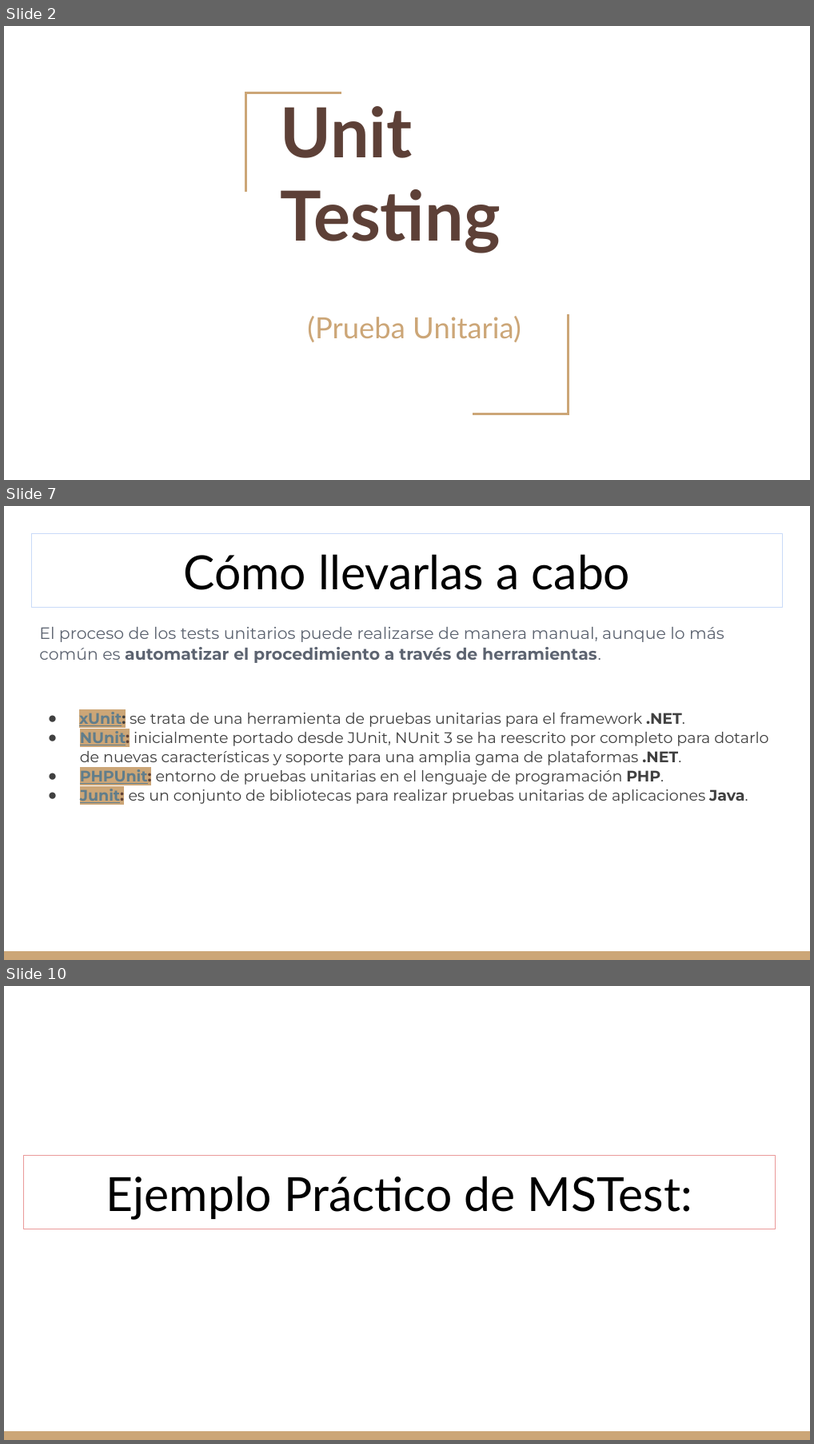
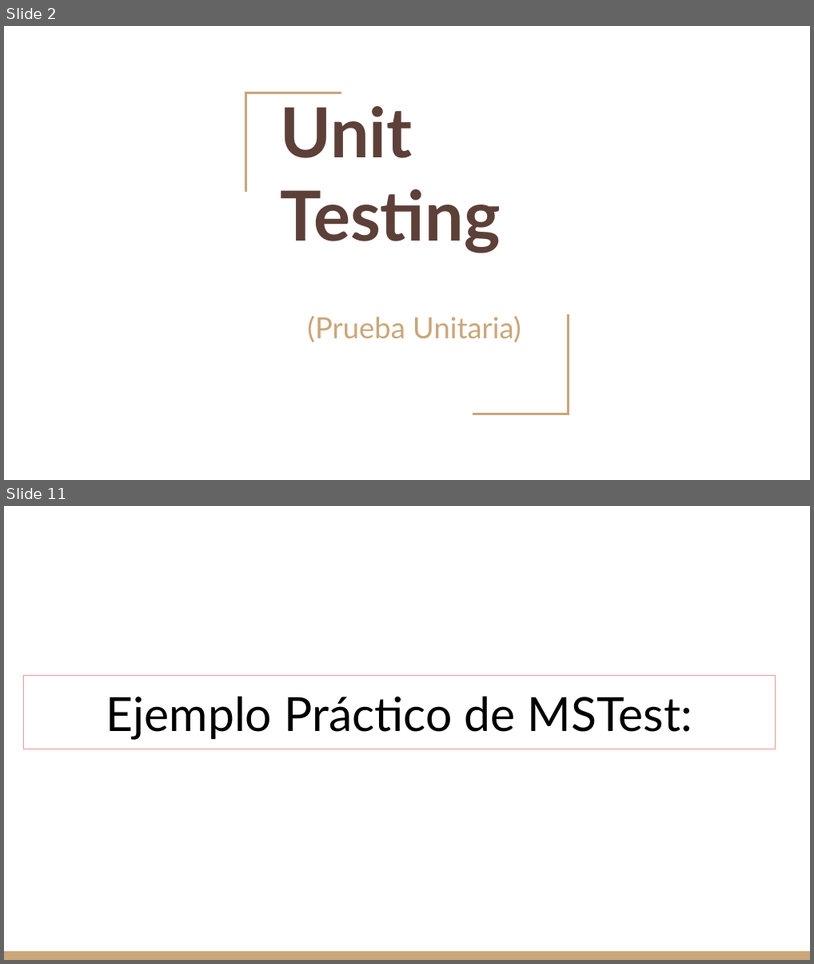
Before and after one commit to gitgamba/.Net-Grupo8, a slide deck: TPS/Unit Testing.pptx. Shown one above the other, each under a label of ours: slides 2, 7 and 10 before the commit, slides 2 and 11 after it; the slides between them are not shown. The pictures are 814x1444 and 814x964 pixels, drawn with LibreOffice and Linux fonts; fonts in the diff are those of the drawing. Boxes give left, top, right and bottom in pixels: in the first picture for what was removed or moved away, otherwise in the second. Text is boxed around its words. In the diff, an @@ line names an element or a change of style, - is before the commit and + after.

```diff
--- a/TPS/Unit Testing.pptx
+++ b/TPS/Unit Testing.pptx
@@ slide 7 removed at [4, 506, 810, 960], background #FFFFFF; not listed: 1 template element that a slide beside it also shows @@
@@ title removed at [31, 534, 783, 608] @@
-Cómo llevarlas a cabo
@@ text removed at [39, 627, 769, 804] @@
-El proceso de los tests unitarios puede realizarse de manera manual, aunque lo más común es automatizar el procedimiento a través de herramientas.
-● xUnit: se trata de una herramienta de pruebas unitarias para el framework .NET.
-● NUnit: inicialmente portado desde JUnit, NUnit 3 se ha reescrito por completo para dotarlo de nuevas características y soporte para una amplia gama de plataformas .NET.
-● PHPUnit: entorno de pruebas unitarias en el lenguaje de programación PHP.
-● Junit: es un conjunto de bibliotecas para realizar pruebas unitarias de aplicaciones Java.
@@ what was slide 10 is now slide 11 @@
```
Also in this commit, not shown: 4 slides changed, 5 slides added, 2 other slides removed, 1 other file.
